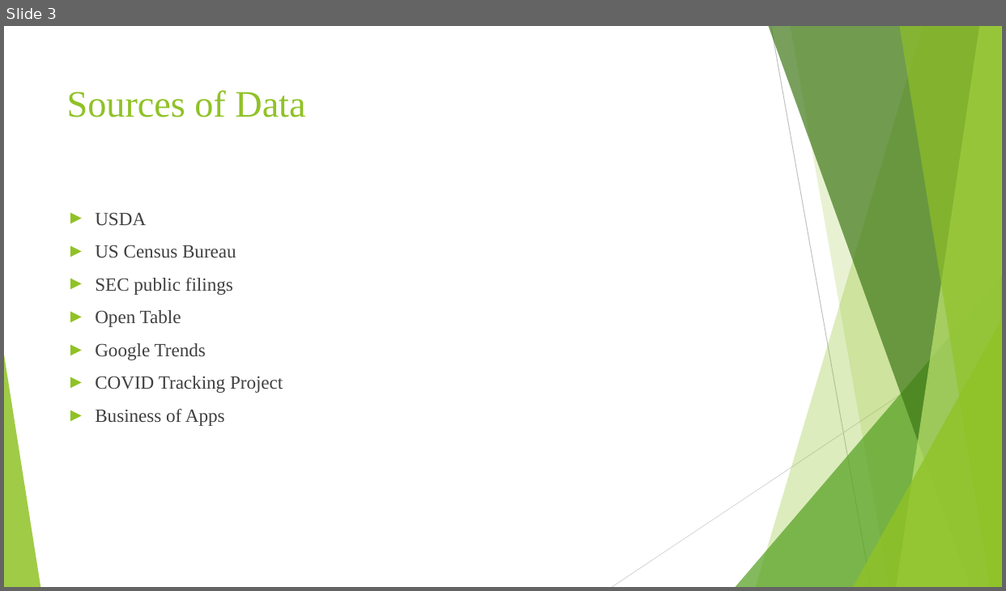
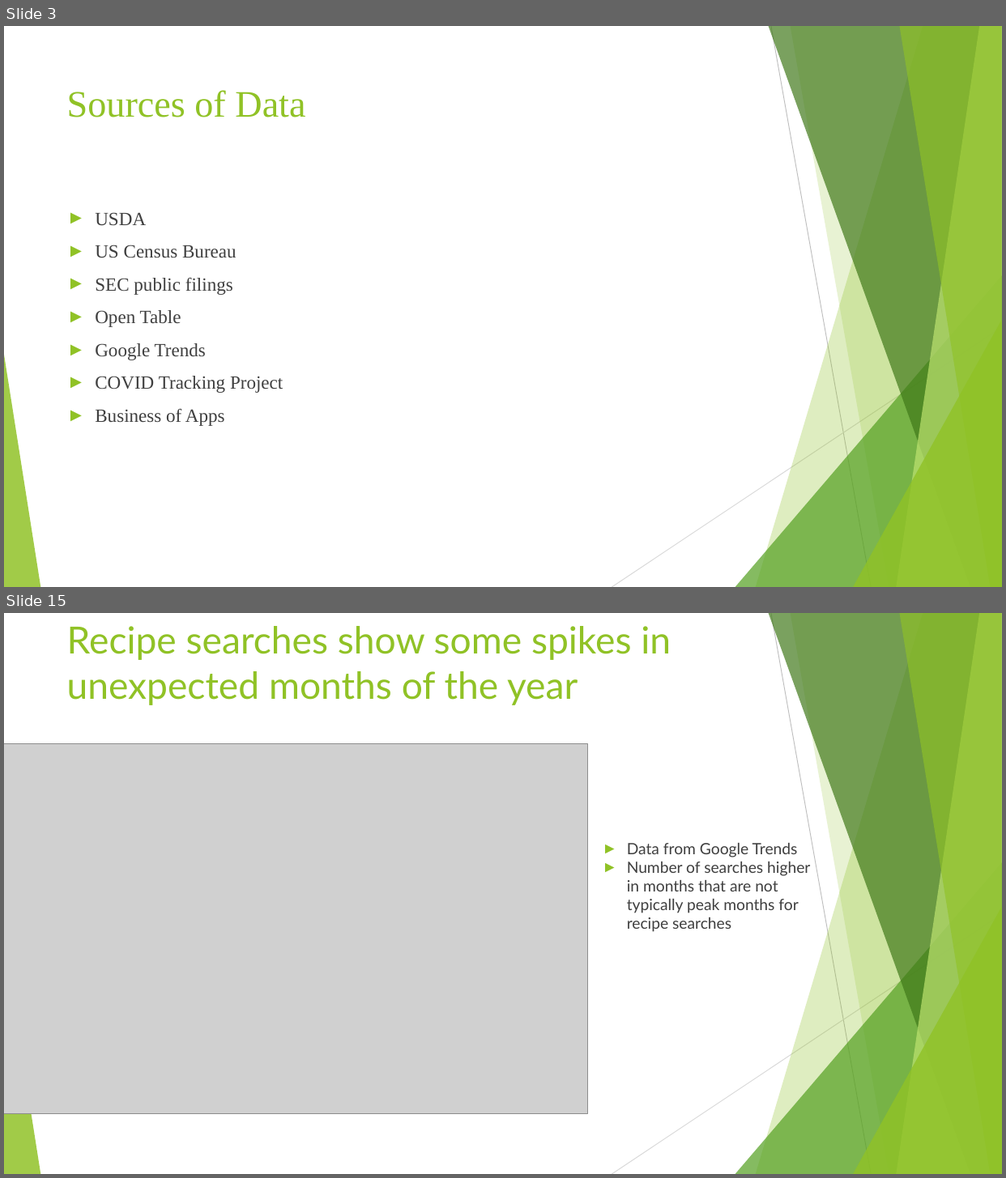
Before and after one commit to emmobley63/Project_1, a slide deck: Group 2 PowerPoint Presentation.pptx. Shown one above the other, each under a label of ours: slide 3 before the commit, slides 3 and 15 after it; the slides between them are not shown. The pictures are 1006x591 and 1006x1178 pixels, drawn with LibreOffice and Linux fonts; fonts in the diff are those of the drawing; grey boxes stand for pictures. Boxes give left, top, right and bottom in pixels: in the first picture for what was removed or moved away, otherwise in the second. Text is boxed around its words. In the diff, an @@ line names an element or a change of style, - is before the commit and + after.

```diff
--- a/Group 2 PowerPoint Presentation.pptx
+++ b/Group 2 PowerPoint Presentation.pptx
@@ slide 15 added at [4, 613, 1002, 1174], background #FFFFFF; not listed: 10 template elements that a slide beside it also shows @@
@@ title added at [67, 626, 671, 705], 36 pt, text #90C226 @@
+Recipe searches show some spikes in unexpected months of the year
@@ picture added at [4, 744, 588, 1114] @@
@@ text added at [627, 843, 810, 932], 15 pt, text #3F3F3F @@
+► Data from Google Trends
+► Number of searches higher in months that are not typically peak months for recipe searches
```
Also in this commit, not shown: 7 other slides changed, 10 other slides added.
